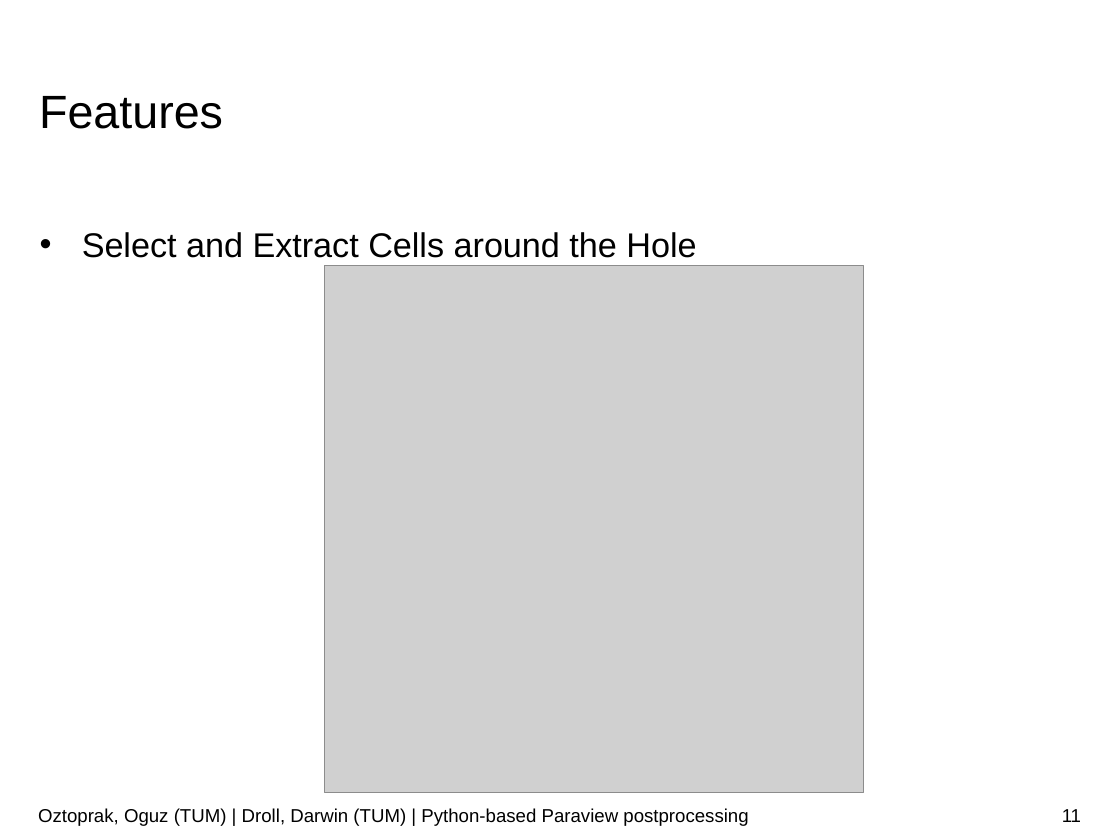
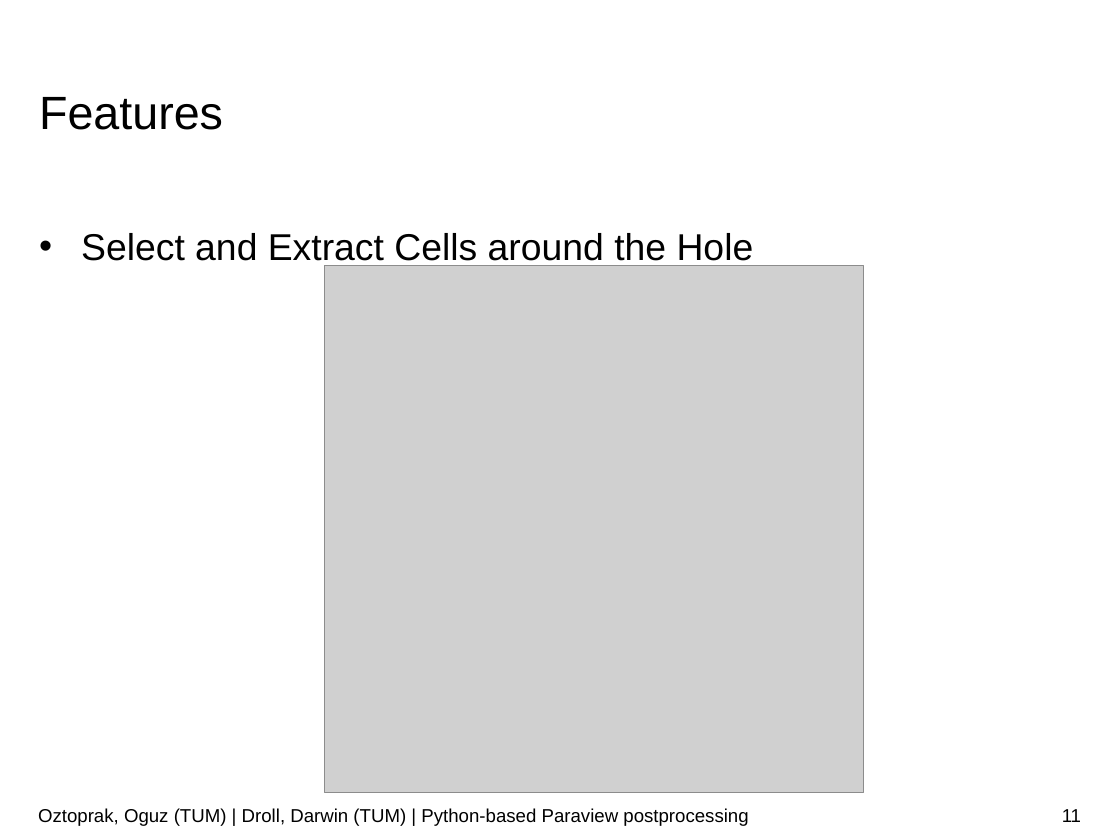
Before and after one commit to JusticeBoi/Paraview-PostProcessing-SoftwareLab, a slide deck: slide 11 of Paraview-postprocessor.pptx. Drawn at 1120x840 pixels with LibreOffice and Linux fonts; fonts in the diff are those of the drawing; grey boxes stand for pictures; background and template pictures are left out. Boxes give left, top, right and bottom in pixels: in the first picture for what was removed or moved away, otherwise in the second. Text is boxed around its words. In the diff, an @@ line names an element or a change of style, - is before the commit and + after.

```diff
--- a/Paraview-postprocessor.pptx
+++ b/Paraview-postprocessor.pptx
@@ text "Select and Extract Cells around ..." at <box>81,233,754,268</box>: size 22 to 24 pt @@
```
Also in this commit, not shown: 14 other slides changed.
